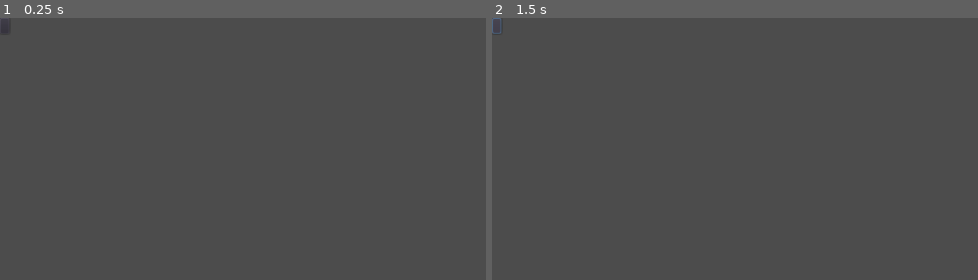
Above: before the commit, frames 1-2 (left to right).
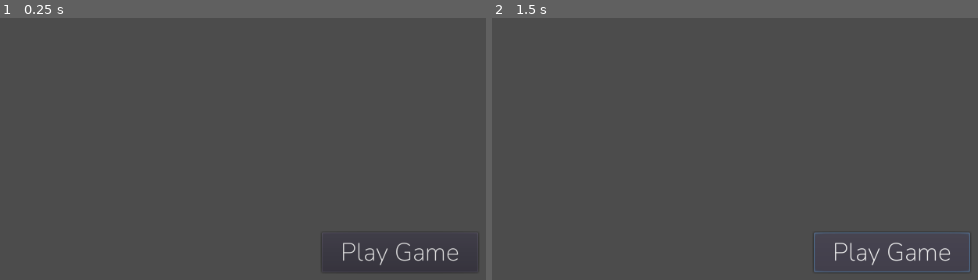
Above: after the commit, the same moments.

Repository: SamuelGeib/TowerDefense
Game: Godot game, scene res://Root/MainMenu.tscn
Two runs of this game, one before a commit and one after it. Both use one fixed random seed, a clock stepped at 60 frames per second and the inputs below. Before the commit the project has no main scene; this scene is started directly in both runs.
Inputs (mouse positions are in pixels of both pictures, inside the frame that each line leads up to; where the layout moved, square brackets give the same spot in the first picture):
- Up to frame 1 (0.25 s): no input
- Up to frame 2 (1.5 s): click (890, 251) [496, 25] at 0.5 s; click (890, 251) [496, 25] at 1.25 s

The runs differ from the first frame. In frame 1, 0.5% of the frame differs, in the area x 67-97%, y 85-97%; in frame 2, 0.7%, in the area x 0-99%, y 0-97%.

Commit message:
Installing Fonts
Added 3 Fonts: NotoSansCuneiform, Ninito, and Nunito Italic

Diff:
--- a/TowerDefense/Root/MainMenu.tscn
+++ b/TowerDefense/Root/MainMenu.tscn
@@ -1,9 +1,24 @@
-[gd_scene format=2]
+[gd_scene load_steps=3 format=2]
+
+[sub_resource type="DynamicFontData" id=1]
+font_path = "res://Res/Fonts/Nunito-VariableFont_wght.ttf"
+
+[sub_resource type="DynamicFont" id=2]
+size = 32
+font_data = SubResource( 1 )
 
 [node name="Control" type="Control"]
 anchor_right = 1.0
 anchor_bottom = 1.0
 
 [node name="Button" type="Button" parent="."]
-margin_right = 12.0
-margin_bottom = 20.0
+anchor_left = 0.5
+anchor_top = 0.5
+anchor_right = 0.5
+anchor_bottom = 0.5
+margin_left = -100.0
+margin_top = -25.0
+margin_right = 100.0
+margin_bottom = 25.0
+custom_fonts/font = SubResource( 2 )
+text = "Play Game"
--- a/TowerDefense/project.godot
+++ b/TowerDefense/project.godot
@@ -11,6 +11,7 @@
 [application]
 
 config/name="TowerDefense"
+run/main_scene="res://Root/MainMenu.tscn"
 config/icon="res://icon.png"
 
 [physics]
Not shown, changed: TowerDefense/.mono/metadata/ide_messaging_meta.txt
Binary file added: TowerDefense/Res/Fonts/NotoSansCuneiform-Regular.ttf
Binary file added: TowerDefense/Res/Fonts/Nunito-Italic-VariableFont_wght.ttf
Binary file added: TowerDefense/Res/Fonts/Nunito-VariableFont_wght.ttf
